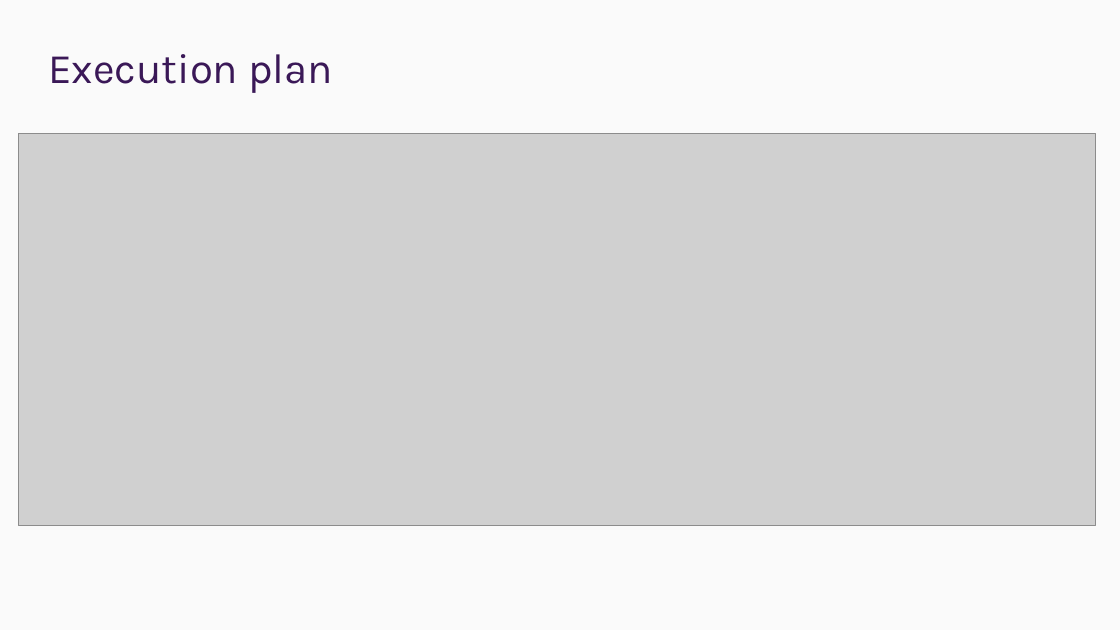
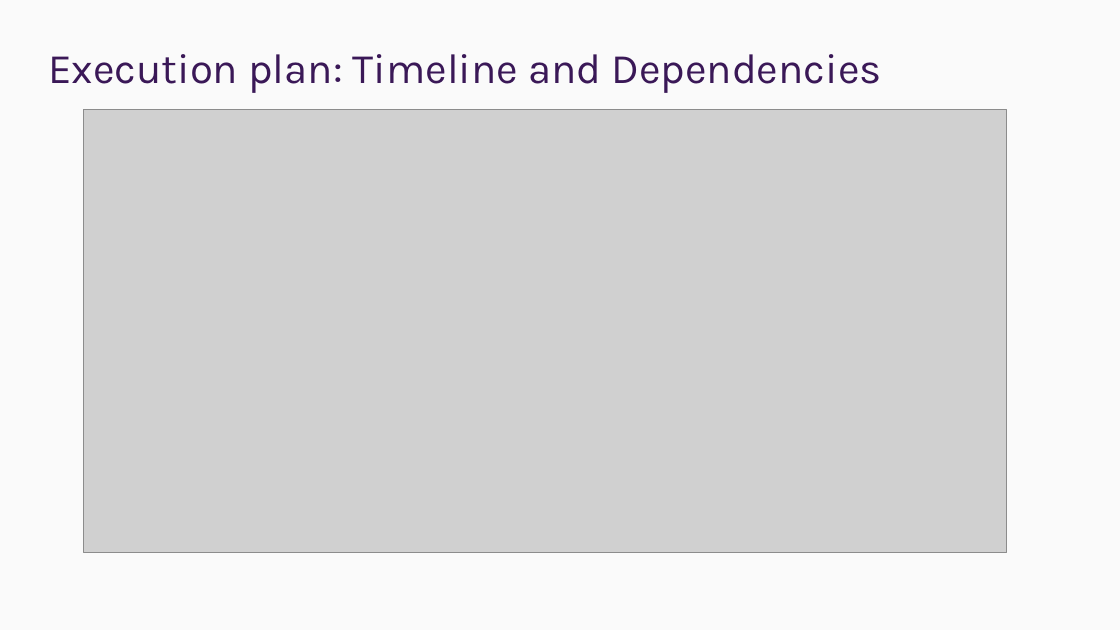
Before and after one commit to ChrisXiejq/Research-Project-IMLS, a slide deck: slide 9 of docs/presentation/25027138 - Presentation.pptx. Drawn at 1120x630 pixels with LibreOffice and Linux fonts; fonts in the diff are those of the drawing; grey boxes stand for pictures; background and template pictures are left out. Boxes give left, top, right and bottom in pixels: in the first picture for what was removed or moved away, otherwise in the second. Text is boxed around its words. In the diff, an @@ line names an element or a change of style, - is before the commit and + after.

```diff
--- a/docs/presentation/25027138 - Presentation.pptx
+++ b/docs/presentation/25027138 - Presentation.pptx
@@ title at (48, 54, 881, 93): text changed @@
-Execution plan
+Execution plan: Timeline and Dependencies
@@ picture: place and size @@
-picture at (18, 133, 1096, 525)
+picture at (84, 109, 1007, 553)
```
Also in this commit, not shown: 8 other slides changed, 1 slide added, 1 slide removed, 4 other files.
